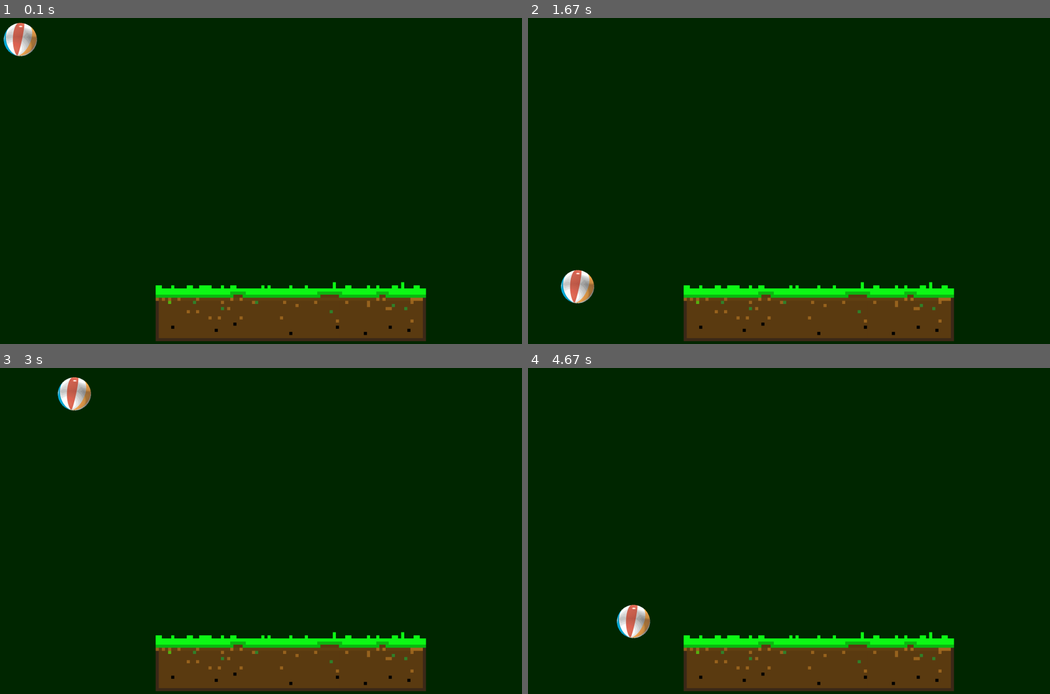
Above: before the commit, frames 1-4 (two rows, left to right).
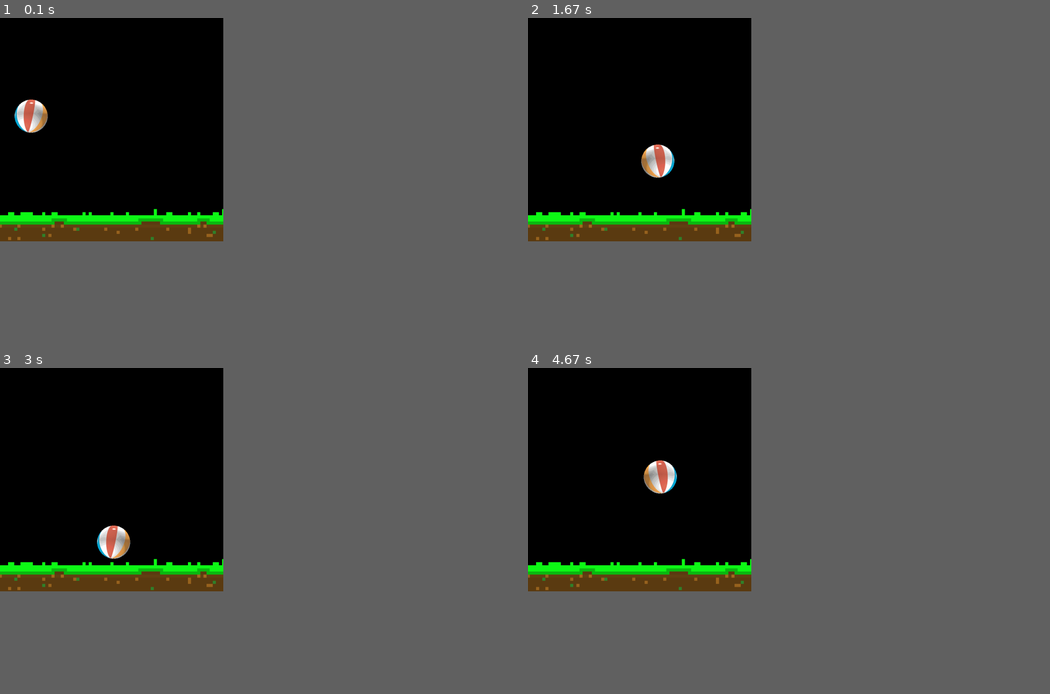
Above: after the commit, the same moments.

Repository: David-pnj/PyGameCarlitosh
Game: pygame game, started from PlatformTest.py
The game is run twice, just before and just after one commit, with the same random seed, the same clock (stepped at 60 frames per second) and the same inputs.
Inputs:
- Up to frame 1 (0.1 s): no input
- Up to frame 2 (1.67 s): hold Space 0.33-0.8 s; hold Right 0.33-0.8 s; tap Space at 0.83, 1.23, 1.53 s; hold Right 1.17-1.63 s
- Up to frame 3 (3 s): hold Right 1.67-2.13 s; tap Space at 1.73, 2.03, 2.23, 2.53, 2.8 s; hold Left 2.17-2.7 s; hold Left from 2.73 s (still down)
- Up to frame 4 (4.67 s): tap Space at 3.1, 3.23, 3.53, 3.9, 4.2, 4.4 s; release Left at 3.13 s; hold Right 3.17-3.8 s; hold Left 3.83-4.3 s; hold Right from 4.33 s (still down)
In our replay, the window is 900x562 before the commit and 385x385 after it. These sizes can differ from the game's own. Grey fills any space a smaller window leaves; there, only what the larger window draws over its background counts as a difference.

The runs differ from the first frame. In frame 1, 38% of the frame differs, in the area x 0-82%, y 0-100%; in frame 2, 38%; in frame 3, 38%; in frame 4, 38%.

Commit message:
Platformer #1

Diff:
--- a/PlatformTest.py
+++ b/PlatformTest.py
@@ -1,39 +1,103 @@
 import sys, pygame as pg
+
+from pygame.constants import K_LEFT, K_RIGHT, K_SPACE
 pg.init()
 
-size = width, height = 1680, 1050
-speed = [1, 1]
+size = width, height = 720, 720
+vec = pg.math.Vector2 #vec nos permite crear variables de dos dimensiones para más tarde. Util para cosas como velocidad que tiene 2 valores. Posee x e y
+bgColor = 0, 0, 0
+screen = pg.display.set_mode(size)
+ACC=0.75 #aceleración
+FRIC=-0.12 #fricción para que el personaje tenga ímpetu
+JUMPDIST = 15 #longitud de salto
+FPS = 60
+FramePerSec = pg.time.Clock()
 
-bgColor = 0, 40, 0
-screen = pg.display.set_mode(size)
-ball = pg.image.load("Intro_ball.gif")
-ground = pg.image.load("ground.png")
-ballrect = ball.get_rect()
-groundrect= ground.get_rect()
-groundPos= pg.Rect(500,850,871,191)
-gravity=1
+displaysurface = pg.display.set_mode((width, height))
+class Player(pg.sprite.Sprite):
+    def __init__(self):
+        super().__init__()
+        self.surf=pg.image.load("Intro_ball.gif")
+        self.rect = self.surf.get_rect()
+        self.flipImage=False
+        self.pos=vec((100,360))
+        self.vel=vec(0,0)
+        self.acc=vec(0,0)
+
+    def move(self):
+        self.acc=vec(0,0.5) #el 0.5 añade gravedad constante
+        keys=pg.key.get_pressed() #teclas pulsadas. Contiene todas las teclas de PyGame y por cada una un valor booleano. True si se ha pulsado, False si no
+
+        #obtener aceleración y/o saltar
+        if keys[K_LEFT]:
+            self.acc.x= -ACC
+            self.flipImage=False
+        if keys[K_RIGHT]:
+            self.acc.x = ACC
+            self.flipImage=True
+
+        #moverse
+        self.acc.x += self.vel.x * FRIC #esto es lo que permite que el personaje vaya perdiendo movimiento con el tiempo si no se pulsa
+        self.vel += self.acc #añadir aceleramiento a la vel
+        self.pos += self.vel + 0.5 * self.acc #ecuación de aceleración.
+
+        if self.pos.x > width:
+            self.pos.x = 0
+        if self.pos.x < 0:
+            self.pos.x = width
+
+        #update
+        self.rect.midbottom=self.pos
+
+    def jump(self):
+        hits = pg.sprite.spritecollide(self, platforms, False)
+        if hits:
+           self.vel.y = -15
 
 
+    def update(self):
+        hits = pg.sprite.spritecollide(player ,platforms, False)
+        if player.vel.y > 0:
+            if hits:
+                self.vel.y = 0
+                self.pos.y = hits[0].rect.top + 1
 
-def checkLimits(ball,spd,grav):
-    if ball.left < 0 or ball.right > width:
-        spd[0] =  -spd[0]
-    if ball.top < 0 or ball.bottom > height:
-        spd[1] =  -spd[1]
-        grav=grav*-1
 
-while 1:
+class Platform(pg.sprite.Sprite):
+    def __init__(self):
+        super().__init__()
+        self.surf= pg.image.load("ground.png")
+        self.rect = self.surf.get_rect(center = (width/2, height - 10))
+
+
+player = Player()
+ground = Platform()
+
+all_sprites= pg.sprite.Group()
+all_sprites.add(player)
+all_sprites.add(ground)
+
+platforms= pg.sprite.Group()
+platforms.add(ground)
+
+while True:
     for event in pg.event.get():
-        if event.type == pg.QUIT: sys-exit()
-    ballrect = ballrect.move(speed)
+        if event.type == pg.QUIT:
+            pg.quit()
+            sys-exit()
 
-    checkLimits(ballrect,speed,gravity)
-    if ballrect.colliderect(groundPos):
-        speed[1] =  -speed[1]
-        gravity=gravity*-1
-    speed[1]+=0.2*gravity
+        if event.type == pg.KEYDOWN:
+            if event.key == pg.K_SPACE:
+                player.jump()
+
+    player.update() #ejecuta la función UPDATE del jugador. ahora mismo solo gestiona las colisiones con plataformas.
+
     screen.fill(bgColor)
-    screen.blit(ground,groundPos)
-    screen.blit(ball,ballrect)
+
+    player.move()
+    screen.blit(pg.transform.flip(player.surf,player.flipImage,False),player.rect)
+    for spr in platforms:
+        screen.blit(spr.surf,spr.rect)
 
     pg.display.flip()
+    FramePerSec.tick(FPS)
